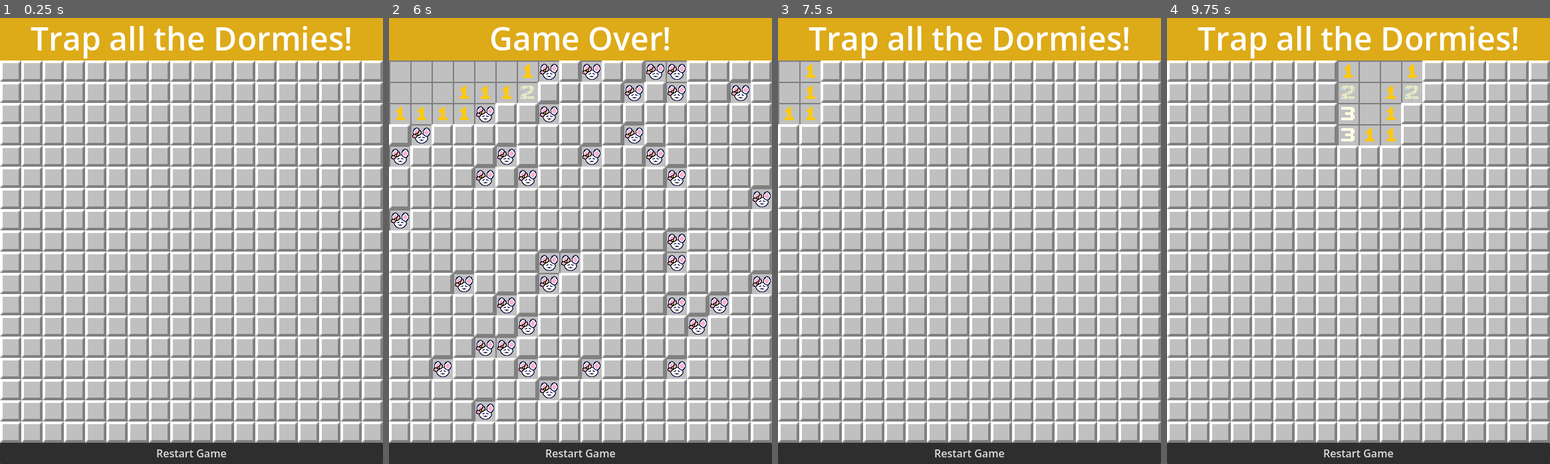
Above: before the commit, frames 1-4 (left to right).
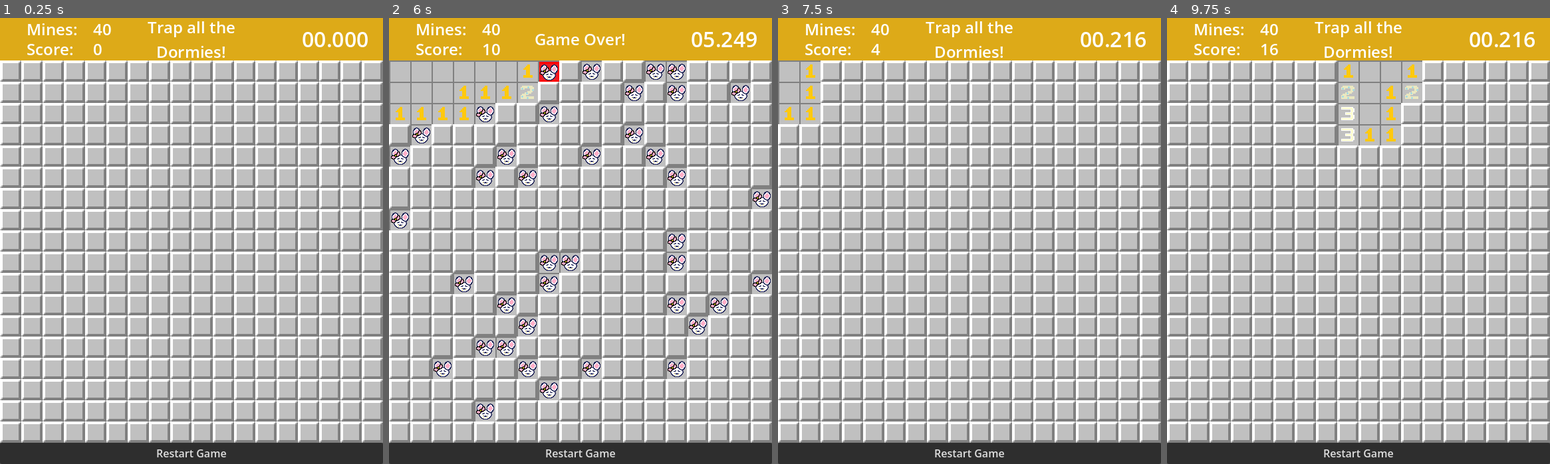
Above: after the commit, the same moments.

Repository: mistfistaf-geng/cheesescape
Game: Godot game, scene res://main.tscn
Same seed, same stepped clock (60 frames per second), same inputs: the game is played once before the commit and once after it.
Inputs (mouse positions are in pixels of both pictures, inside the frame that each line leads up to):
- Up to frame 1 (0.25 s): no input
- Up to frame 2 (6 s): click (400, 71) at 0.5 s; click (419, 71) at 1.27 s; click (442, 71) at 2.02 s; click (461, 71) at 2.77 s; click (484, 71) at 3.52 s; click (507, 71) at 4.27 s; click (526, 71) at 5.02 s; click (549, 71) at 5.77 s
- Up to frame 3 (7.5 s): click "Restart Game" at 6.5 s; click (789, 71) at 7.27 s
- Up to frame 4 (9.75 s): click (1347, 71) at 8.02 s; click "Restart Game" at 8.75 s; click (1369, 71) at 9.52 s

The runs differ from the first frame. In frame 1, 2.3% of the frame differs, in the area x 7-97%, y 0-10%; in frame 2, 1.8%; in frame 3, 2.3%; in frame 4, 2.3%.

Commit message:
Added score/mine count/timer

Diff:
--- /dev/null
+++ b/clock.tscn
@@ -0,0 +1,9 @@
+[gd_scene format=3 uid="uid://skiwowqesj0"]
+
+[node name="Control" type="Control" unique_id=1670467637]
+layout_mode = 3
+anchors_preset = 15
+anchor_right = 1.0
+anchor_bottom = 1.0
+grow_horizontal = 2
+grow_vertical = 2
--- a/main.tscn
+++ b/main.tscn
@@ -1,6 +1,6 @@
 [gd_scene format=3 uid="uid://hw2ps5xl01xx"]
 
-[ext_resource type="Script" uid="uid://cmn1prqjgk42d" path="res://game.gd" id="1_ig7tw"]
+[ext_resource type="Script" uid="uid://cmn1prqjgk42d" path="res://scripts/game.gd" id="1_ig7tw"]
 
 [node name="Main" type="Node2D" unique_id=17708068]
 
@@ -15,16 +15,63 @@
 offset_bottom = 64.0
 color = Color(0.86701834, 0.6676658, 0.09494736, 1)
 
-[node name="Label" type="Label" parent="Game/ColorRect" unique_id=1832405216]
+[node name="Title" type="Label" parent="Game/ColorRect" unique_id=1832405216]
+z_index = 1
 layout_mode = 0
+offset_left = 173.0
 offset_top = -3.0
-offset_right = 576.0
-offset_bottom = 64.0
-theme_override_font_sizes/font_size = 48
+offset_right = 403.0
+offset_bottom = 68.0
+theme_override_font_sizes/font_size = 24
 text = "Trap all the Dormies!"
 horizontal_alignment = 1
 vertical_alignment = 1
 autowrap_mode = 2
+
+[node name="Clock" type="Label" parent="Game/ColorRect" unique_id=712857970]
+layout_mode = 0
+offset_left = 441.0
+offset_right = 568.0
+offset_bottom = 64.0
+theme_override_font_sizes/font_size = 32
+text = "0:00:000"
+horizontal_alignment = 1
+vertical_alignment = 1
+
+[node name="Score" type="Label" parent="Game/ColorRect" unique_id=1304436110]
+layout_mode = 0
+offset_left = 40.0
+offset_top = 30.0
+offset_right = 161.0
+offset_bottom = 64.0
+theme_override_font_sizes/font_size = 24
+text = "Score:"
+vertical_alignment = 1
+
+[node name="CurrentScore" type="Label" parent="Game/ColorRect/Score" unique_id=2063048739]
+layout_mode = 0
+offset_left = 100.0
+offset_right = 140.0
+offset_bottom = 34.0
+theme_override_font_sizes/font_size = 24
+text = "0"
+
+[node name="Mines" type="Label" parent="Game/ColorRect" unique_id=11058380]
+layout_mode = 0
+offset_left = 40.0
+offset_right = 161.0
+offset_bottom = 34.0
+theme_override_font_sizes/font_size = 24
+text = "Mines:"
+vertical_alignment = 1
+
+[node name="CurrentMines" type="Label" parent="Game/ColorRect/Mines" unique_id=1822667299]
+layout_mode = 0
+offset_left = 100.0
+offset_right = 140.0
+offset_bottom = 34.0
+theme_override_font_sizes/font_size = 24
+text = "0"
 
 [node name="RestartButton" type="Button" parent="Game" unique_id=609923733]
 offset_top = 640.0
--- a/rune.tscn
+++ b/rune.tscn
@@ -1,7 +1,7 @@
 [gd_scene format=3 uid="uid://5o601y0mv1gd"]
 
 [ext_resource type="Texture2D" uid="uid://pjlktx4pvide" path="res://assets/minesweeper.png" id="1_ad464"]
-[ext_resource type="Script" uid="uid://xwi6brhpduiy" path="res://rune.gd" id="2_nsj3i"]
+[ext_resource type="Script" uid="uid://xwi6brhpduiy" path="res://scripts/rune.gd" id="2_nsj3i"]
 
 [sub_resource type="AtlasTexture" id="AtlasTexture_vkdmd"]
 atlas = ExtResource("1_ad464")
--- a/game.gd
+++ b/scripts/game.gd
@@ -5,11 +5,21 @@
 @export var rows: int = 18 # Number of rows
 @export var cols: int = 18 # Number of columns
 @export var num_mines: int = 40
+@export var num_flags: int = 0
+@export var current_score: int = 0
 var runes = [] #2D array to store rune instances
 var first_click_complete = false
+var clock
+var mines
+var score
 
 func _ready():
 	create_grid()
+	clock = get_node("ColorRect/Clock")
+	mines = get_node("ColorRect/Mines/CurrentMines")
+	score = get_node("ColorRect/Score/CurrentScore")
+	mines.text = str(num_mines)
+	score.text = str(current_score)
 
 func create_grid():
 	# Create runes and place them in 2D array
@@ -20,6 +30,7 @@
 			rune.position = Vector2(x, y) * rune.rune_size
 			rune.rune_pressed.connect(_on_rune_pressed.bind(x,y))
 			rune.middle_press.connect(_on_middle_press.bind(x,y))
+			rune.flag_place.connect(_on_flag_place.bind(x,y))
 			runes[y].append(rune)
 			$Grid.add_child(rune)
 	calculate_adjacent_mines()
@@ -67,8 +78,10 @@
 		for pos in mine_positions:
 			runes[pos.y][pos.x].is_mine = true
 		calculate_adjacent_mines()
+		start_timer()
 
 	if rune.is_mine:
+		rune.fail()
 		game_over()
 	else:
 		reveal_rune_and_neighbors(x,y)
@@ -82,6 +95,8 @@
 	if rune.is_revealed or rune.is_mine:
 		return
 	rune.reveal_rune()
+	current_score += rune.adjacent_mines
+	score.text = str(current_score)
 
 	# If no adjacent mines, reveal neighbors
 	if rune.adjacent_mines == 0:
@@ -119,20 +134,30 @@
 		return
 	rune.reveal_rune()
 
+
 	for dy in range(-1, 2):
 		for dx in range(-1, 2):
 			if dx != 0 or dy != 0:
 				reveal_rune_and_neighbors(x + dx, y + dy)
+
+func _on_flag_place(x: int, y: int):
+	var rune = runes[y][x]
+	if rune.is_flagged:
+		num_flags += 1
+	else:
+		num_flags -= 1
+	mines.text = str(num_mines - num_flags)
 
 # Reveal all mines and end game
 func game_over():
 	for row in runes:
 		for rune in row:
 			rune.disabled = true;
-			if rune.is_mine:
+			if rune.is_mine and not rune.is_revealed:
 				rune.reveal_rune()
-	$ColorRect/Label.text = "Game Over!"
-	$ColorRect/Label.visible = true;
+	$ColorRect/Title.text = "Game Over!"
+	$ColorRect/Title.visible = true;
+	stop_timer()
 
 func check_win_condition():
 	for row in runes:
@@ -146,19 +171,53 @@
 	for row in runes:
 		for rune in row:
 			rune.disabled = true
-	$ColorRect/Label.text = "You Won!"
-	$ColorRect/Label.visible = true;
+	$ColorRect/Title.text = "You Won!"
+	$ColorRect/Title.visible = true;
+	stop_timer()
 
 func restart():
 	first_click_complete = false
 	for child in $Grid.get_children():
 		child.queue_free()
 	runes.clear()
-
-	$ColorRect/Label.text = "Trap all the Dormies!"
-	$ColorRect/Label.visible = true
+	current_score = 0
+	score.text = str(current_score)
+	restart_timer()
+	$ColorRect/Title.text = "Trap all the Dormies!"
+	$ColorRect/Title.visible = true
 
 	create_grid()
 
 func _on_restart_button_pressed() -> void:
 	restart()
+
+var timer_running: bool = false
+var current_time: float = 0.0
+
+func start_timer() -> void:
+	current_time = 0.0
+	timer_running = true
+
+func stop_timer() -> void:
+	timer_running = false
+
+func restart_timer() -> void:
+	current_time = 0.0
+	timer_running = false
+
+func _process(delta: float) -> void:
+	if timer_running:
+		current_time += delta
+	clock.text = convert_time_to_string(current_time)
+
+func convert_time_to_string(time: float) -> String:
+	var hours: int = int(time / (60.0 * 60.0))
+	var minutes: int = int(time /60.0) % 60
+	var seconds: int = int(time) % 60
+	var miliseconds: int = int(time * 1000.0) % 1000
+	var string: String = "%02d.%03d" % [seconds, miliseconds]
+	if minutes > 0 or hours > 0:
+		string = string.insert(0, ("02d:" if hours > 0 else "%d:") % minutes)
+	if hours > 0:
+		string = string.insert(0, "%d:" % hours)
+	return string
--- a/rune.gd
+++ b/scripts/rune.gd
@@ -8,6 +8,7 @@
 
 signal rune_pressed
 signal middle_press
+signal flag_place
 func _on_gui_input(event: InputEvent) -> void:
 	if event is InputEventMouseButton and event.is_pressed():
 		match event.button_index:
@@ -17,6 +18,7 @@
 			MOUSE_BUTTON_RIGHT:
 				if !is_revealed:
 					toggle_flagging()
+					emit_signal("flag_place")
 			MOUSE_BUTTON_MIDDLE:
 				if is_revealed:
 					emit_signal("middle_press")
@@ -32,6 +34,10 @@
 func _ready() -> void:
 	texture_normal = texture_normal.duplicate()
 
+func fail():
+	is_revealed = true
+	texture_normal.region = Rect2(Vector2(204,0),rune_size)
+
 func reveal_rune():
 	is_revealed = true
 	if is_mine:
Renamed: game.gd.uid -> scripts/game.gd.uid
Renamed: rune.gd.uid -> scripts/rune.gd.uid
